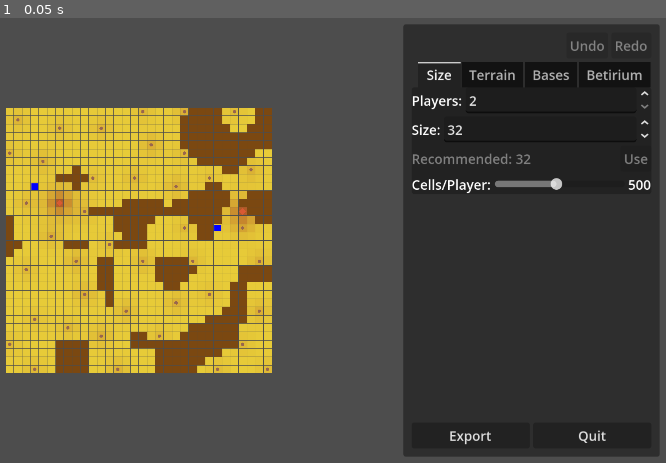
Above: before the commit, frame 1.
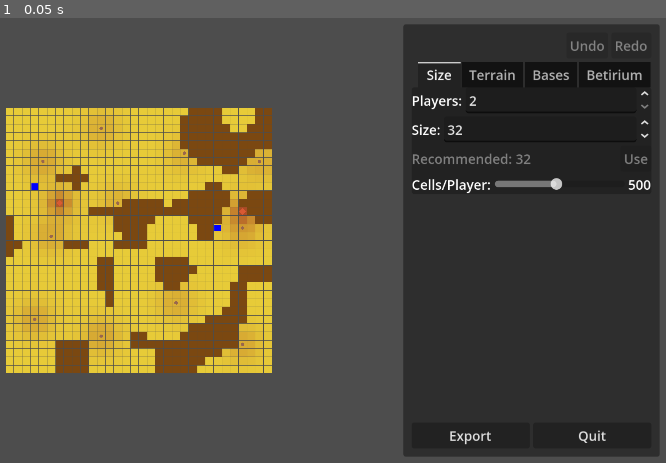
Above: after the commit, the same moment.

Repository: wadcom/kisarra-mapgen
Game: Godot game, scene res://editor/ui/editor.tscn
Same seed, same stepped clock (60 frames per second), same inputs: the game is played once before the commit and once after it.
Inputs:
- Up to frame 1 (0.05 s): no input

The runs differ from the first frame. In frame 1, 0.5% of the frame differs, in the area x 1-41%, y 20-80%.

Commit message:
Make ambient deposits richer but more sparse

Diff:
--- a/editor/layers/betirium_sources.gd
+++ b/editor/layers/betirium_sources.gd
@@ -33,19 +33,19 @@
 ## Fixed source parameters (configurable UI deferred to later).
 
 ## Exponential decay rate for ambient deposits (faster decay = more localized).
-const AMBIENT_DECAY_FACTOR := 0.2
+const AMBIENT_DECAY_FACTOR := 0.4
 
 ## Minimum distance between ambient deposits in km.
-const AMBIENT_MIN_SPACING_KM := 80.0
+const AMBIENT_MIN_SPACING_KM := 160.0
 
 ## Maximum peak density for ambient deposits.
-const AMBIENT_PEAK_DENSITY_MAX := 20
+const AMBIENT_PEAK_DENSITY_MAX := 25
 
 ## Minimum peak density for ambient deposits.
-const AMBIENT_PEAK_DENSITY_MIN := 10
+const AMBIENT_PEAK_DENSITY_MIN := 15
 
 ## Radius for ambient density contribution in km.
-const AMBIENT_RADIUS_KM := 10.0
+const AMBIENT_RADIUS_KM := 25.0
 
 ## Exponential decay rate for home deposits.
 const HOME_DEPOSIT_DECAY_FACTOR := 0.3
